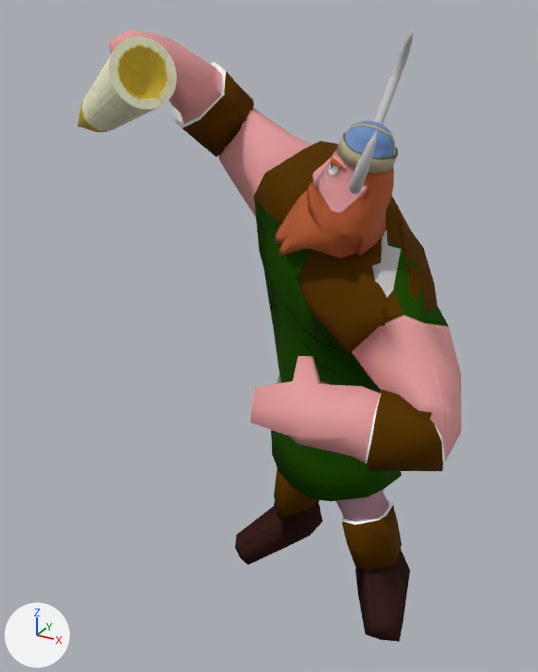
An edit to the OBJ model assets/Animacion/Vikingo/Celebracion/vikingoCelebracion_000514.obj, drawn before and after from the same camera.
The view is the same before and after, from a 50 mm camera at (3.44, -7.34, 7.07) aimed at (-0.8, 0.37, 3.21). The lights are fixed; the arrows at lower left show +X, +Y and +Z. Where no turn or scale is listed for an object, it has been applied to the vertices.

Script lines for the objects in view, before the commit:
```python
me_jarra_jarrah = bpy.data.meshes.new('jarra_jarraH')
me_jarra_jarrah.from_pydata(...)  # 212 vertices, 211 faces; spans x -3.19..-1.34, y -1.23..0.08, z 5.74..6.81
me_jarra_jarrah.materials.append(mat_jarramat)
me_vilkingo_ikingoh = bpy.data.meshes.new('Vilkingo_ikingoH')
me_vilkingo_ikingoh.from_pydata(...)  # 2056 vertices, 2075 faces; spans x -2.27..1.97, y -1.57..2.6, z -0.29..6.87
me_vilkingo_ikingoh.materials.append(mat_vikingomat)
ob_jarra_jarrah = bpy.data.objects.new('jarra_jarraH', me_jarra_jarrah)
ob_jarra_jarrah.location = (0.0, 0.0, 0.0)
ob_vilkingo_ikingoh = bpy.data.objects.new('Vilkingo_ikingoH', me_vilkingo_ikingoh)
ob_vilkingo_ikingoh.location = (0.0, 0.0, 0.0)
```
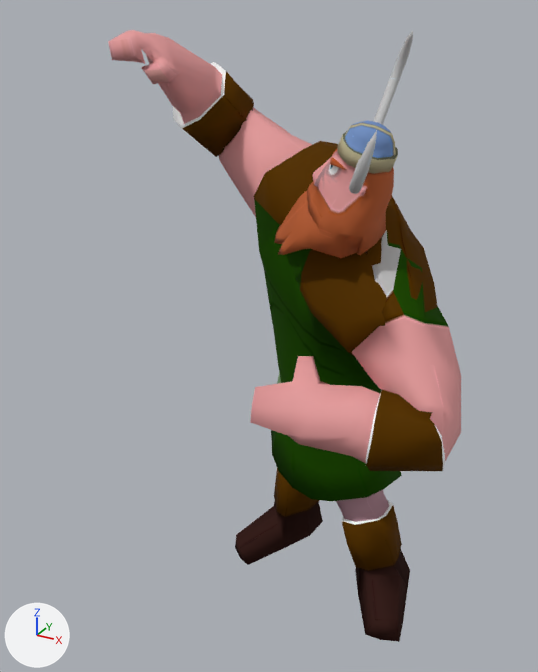
Location of each change, (x1, y1, x2, y2) in pixels of the pictures (538 x 672 px):
'jarra_jarraH', deleted: before (77, 36, 177, 132)

The change in detail:
Object 'jarra_jarraH' (ob_jarra_jarrah) is deleted.
